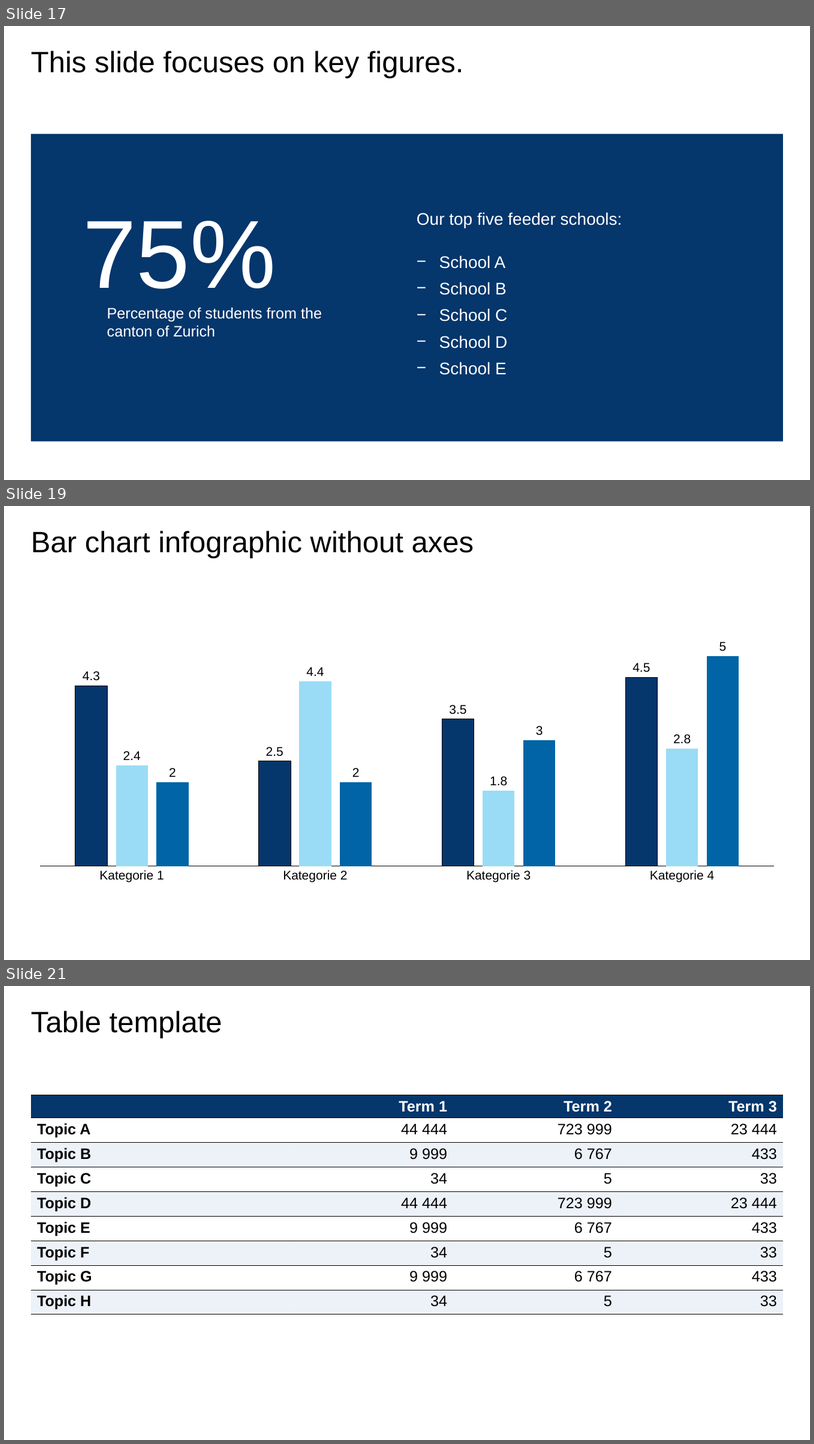
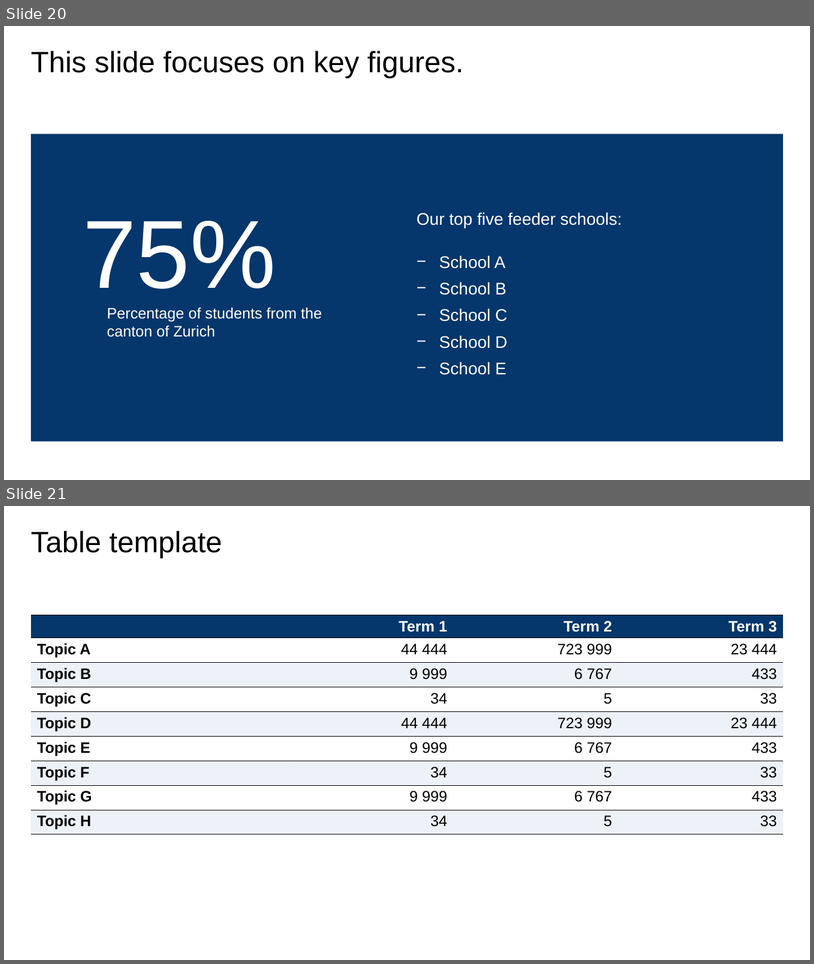
Before and after one commit to Tommy270502/PM4, a slide deck: 6_Video Presentation/PM4_VideoPresentation.pptx. Shown one above the other, each under a label of ours: slides 17, 19 and 21 before the commit, slides 20 and 21 after it; the slides between them are not shown. The pictures are 814x1444 and 814x964 pixels, drawn with LibreOffice and Linux fonts; fonts in the diff are those of the drawing. Boxes give left, top, right and bottom in pixels: in the first picture for what was removed or moved away, otherwise in the second. Text is boxed around its words. In the diff, an @@ line names an element or a change of style, - is before the commit and + after.

```diff
--- a/6_Video Presentation/PM4_VideoPresentation.pptx
+++ b/6_Video Presentation/PM4_VideoPresentation.pptx
@@ slide 19 removed at <box>4,506,810,960</box>, background #FFFFFF @@
@@ title removed at <box>31,531,474,558</box> @@
-Bar chart infographic without axes
@@ column chart removed at <box>31,609,784,897</box> @@
-categories: Kategorie 1, Kategorie 2, Kategorie 3, Kategorie 4
-Series 1: 4.3, 2.5, 3.5, 4.5
-Series 2: 2.4, 4.4, 1.8, 2.8
-Series 3: 2, 2, 3, 5
@@ what was slide 17 is now slide 20 @@
```
Also in this commit, not shown: 5 slides added, 6 other slides removed, 2 other files.
